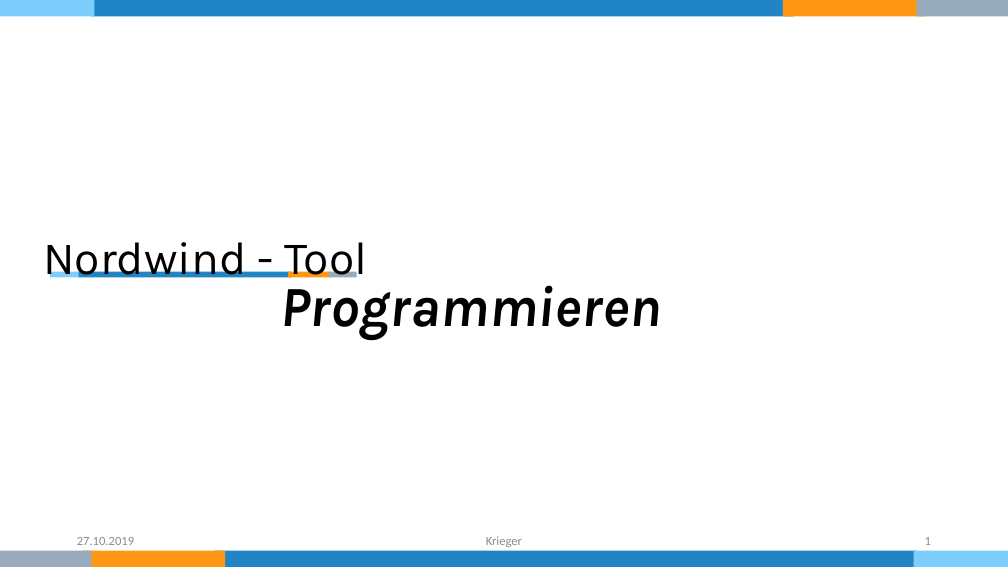
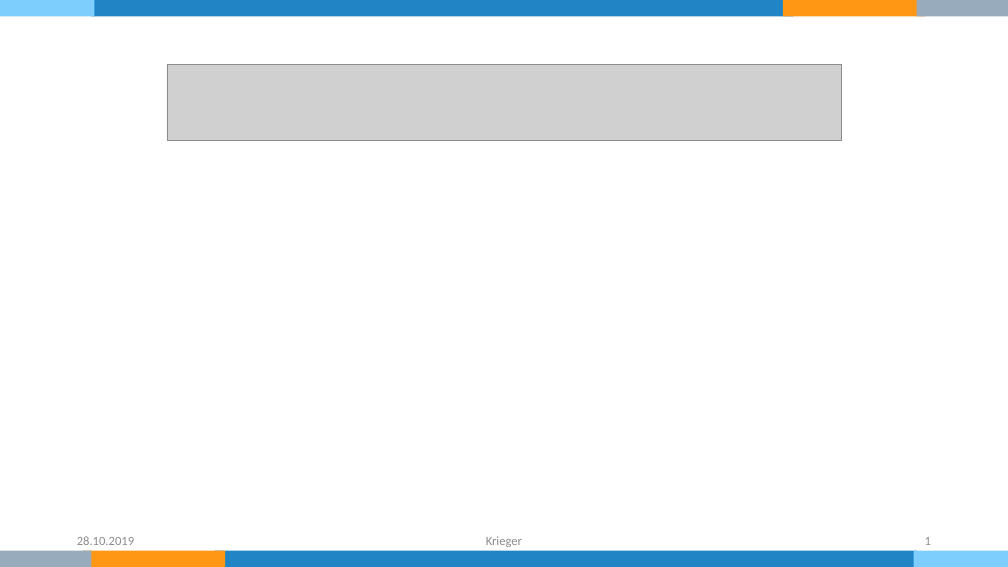
Before and after one commit to KriegersBlog/nordwind-tool, a slide deck: slide 1 of Dokumentation/Präsentation.pptx. Drawn at 1008x567 pixels with LibreOffice and Linux fonts; fonts in the diff are those of the drawing; grey boxes stand for pictures. Boxes give left, top, right and bottom in pixels: in the first picture for what was removed or moved away, otherwise in the second. Text is boxed around its words. In the diff, an @@ line names an element or a change of style, - is before the commit and + after.

```diff
--- a/Dokumentation/Präsentation.pptx
+++ b/Dokumentation/Präsentation.pptx
@@ picture added at (167, 64, 842, 141) @@
@@ title removed at (43, 242, 367, 278) @@
-Nordwind - Tool
@@ subtitle removed at (280, 275, 661, 340) @@
-Programmieren
@@ group removed at (50, 271, 357, 278): 4 rectangles @@
@@ text at (77, 536, 134, 545): text changed @@
-27.10.2019
+28.10.2019
```
Also in this commit, not shown: 6 other slides changed, 1 slide added, 1 slide removed.
